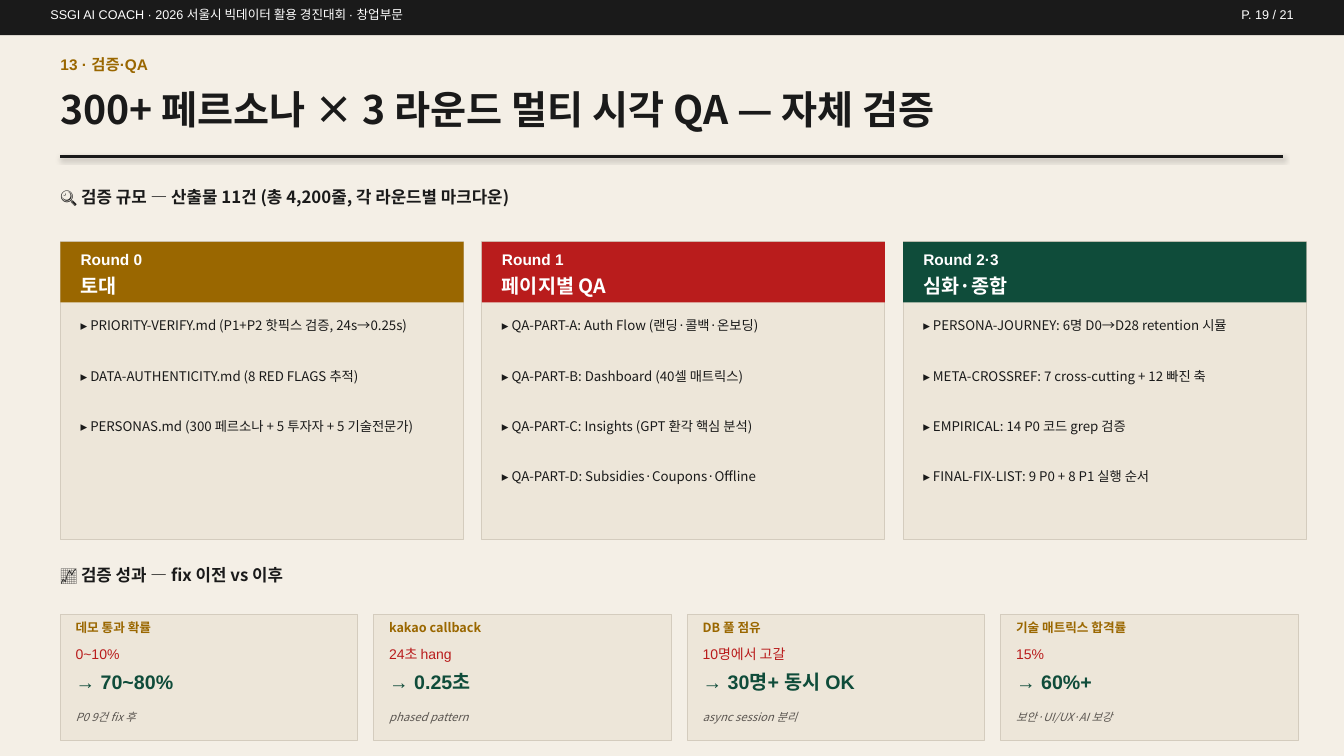
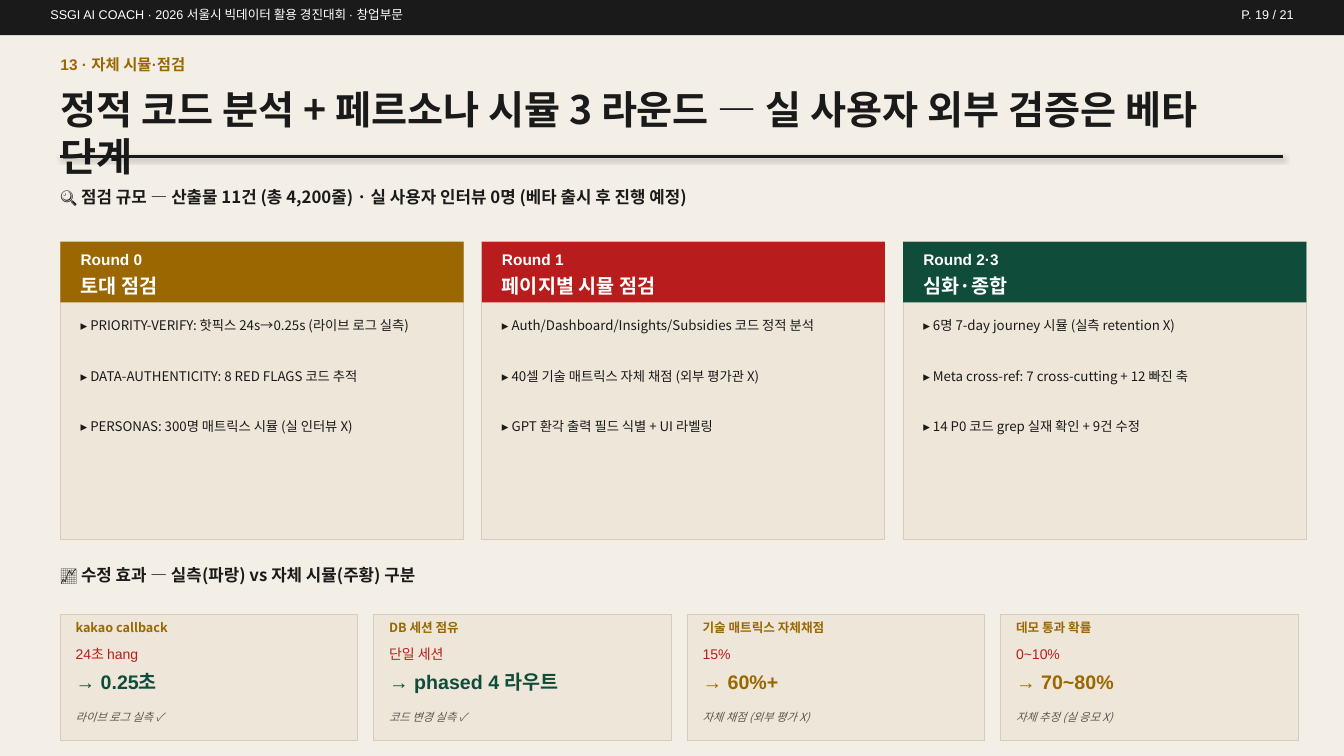
Before and after one commit to Tok-Baro/SSGI_AI_Coach, a slide deck: slide 19 of SSGI_AI_경영코치_상세기획서.pptx. Drawn at 1344x756 pixels with LibreOffice and Linux fonts; fonts in the diff are those of the drawing. Boxes give left, top, right and bottom in pixels: in the first picture for what was removed or moved away, otherwise in the second. Text is boxed around its words. In the diff, an @@ line names an element or a change of style, - is before the commit and + after.

```diff
--- a/SSGI_AI_경영코치_상세기획서.pptx
+++ b/SSGI_AI_경영코치_상세기획서.pptx
@@ text at (60,57,185,72): text changed @@
-13 · 검증·QA
+13 · 자체 시뮬·점검
@@ text at (60,91,1198,128): text changed @@
-300+ 페르소나 × 3 라운드 멀티 시각 QA — 자체 검증
+정적 코드 분석 + 페르소나 시뮬 3 라운드 — 실 사용자 외부 검증은 베타 단계
@@ text at (81,189,686,207): text changed @@
-🔍 검증 규모 — 산출물 11건 (총 4,200줄, 각 라운드별 마크다운)
+🔍 점검 규모 — 산출물 11건 (총 4,200줄) · 실 사용자 인터뷰 0명 (베타 출시 후 진행 예정)
@@ text at (81,276,157,295): text changed @@
-토대
+토대 점검
@@ text at (502,276,655,295): text changed @@
-페이지별 QA
+페이지별 시뮬 점검
@@ text at (90,319,409,333): text changed @@
-▸ PRIORITY-VERIFY.md (P1+P2 핫픽스 검증, 24s→0.25s)
+▸ PRIORITY-VERIFY: 핫픽스 24s→0.25s (라이브 로그 실측)
@@ text at (512,319,814,334): text changed @@
-▸ QA-PART-A: Auth Flow (랜딩·콜백·온보딩)
+▸ Auth/Dashboard/Insights/Subsidies 코드 정적 분석
@@ text at (956,319,1175,333): text changed @@
-▸ PERSONA-JOURNEY: 6명 D0→D28 retention 시뮬
+▸ 6명 7-day journey 시뮬 (실측 retention X)
@@ text at (90,370,357,382): text changed @@
-▸ DATA-AUTHENTICITY.md (8 RED FLAGS 추적)
+▸ DATA-AUTHENTICITY: 8 RED FLAGS 코드 추적
@@ text at (542,370,759,384): text changed @@
-▸ QA-PART-B: Dashboard (40셀 매트릭스)
+▸ 40셀 기술 매트릭스 자체 채점 (외부 평가관 X)
@@ text at (933,370,1188,385): text changed @@
-▸ META-CROSSREF: 7 cross-cutting + 12 빠진 축
+▸ Meta cross-ref: 7 cross-cutting + 12 빠진 축
@@ text at (90,420,353,434): text changed @@
-▸ PERSONAS.md (300 페르소나 + 5 투자자 + 5 기술전문가)
+▸ PERSONAS: 300명 매트릭스 시뮬 (실 인터뷰 X)
@@ text at (512,420,713,432): text changed @@
-▸ QA-PART-C: Insights (GPT 환각 핵심 분석)
+▸ GPT 환각 출력 필드 식별 + UI 라벨링
@@ text at (933,420,1140,435): text changed @@
-▸ EMPIRICAL: 14 P0 코드 grep 검증
+▸ 14 P0 코드 grep 실재 확인 + 9건 수정
@@ text removed at (512,470,756,484) @@
-▸ QA-PART-D: Subsidies·Coupons·Offline
@@ text removed at (933,470,1149,482) @@
-▸ FINAL-FIX-LIST: 9 P0 + 8 P1 실행 순서
@@ text at (81,567,415,585): text changed @@
-📈 검증 성과 — fix 이전 vs 이후
+📈 수정 효과 — 실측(파랑) vs 자체 시뮬(주황) 구분
@@ text at (389,621,459,633): text changed @@
-DB 풀 점유
+DB 세션 점유
@@ text at (703,621,824,633): text changed @@
-기술 매트릭스 합격률
+기술 매트릭스 자체채점
@@ text added at (389,647,444,660), 10 pt, text #B91C1C @@
+단일 세션
@@ text removed at (703,647,786,660) @@
-10명에서 고갈
@@ text added at (414,672,559,693), 14 pt, text #0F4C3A, bold @@
+→ phased 4 라우트
@@ 5 texts: place and size @@
-5 texts at (389,622,1092,690)
+5 texts at (76,622,779,689)
@@ text "→ 60%+" at (728,675,779,689): text colour #0F4C3A to #9A6700 @@
@@ text removed at (728,672,854,691) @@
-→ 30명+ 동시 OK
@@ text "→ 70~80%" at (1041,675,1114,689): text colour #0F4C3A to #9A6700 @@
@@ 3 texts: place and size @@
-3 texts at (76,621,174,690)
+3 texts at (1016,621,1114,689)
@@ text at (76,712,153,722): text changed @@
-P0 9건 fix 후
+라이브 로그 실측 ✓
@@ text at (389,712,456,722): text changed @@
-phased pattern
+코드 변경 실측 ✓
@@ text at (703,712,809,723): text changed @@
-async session 분리
+자체 채점 (외부 평가 X)
@@ text at (1016,712,1112,723): text changed @@
-보안·UI/UX·AI 보강
+자체 추정 (실 응모 X)
```
Also in this commit, not shown: 4 other slides changed, 1 other file.
